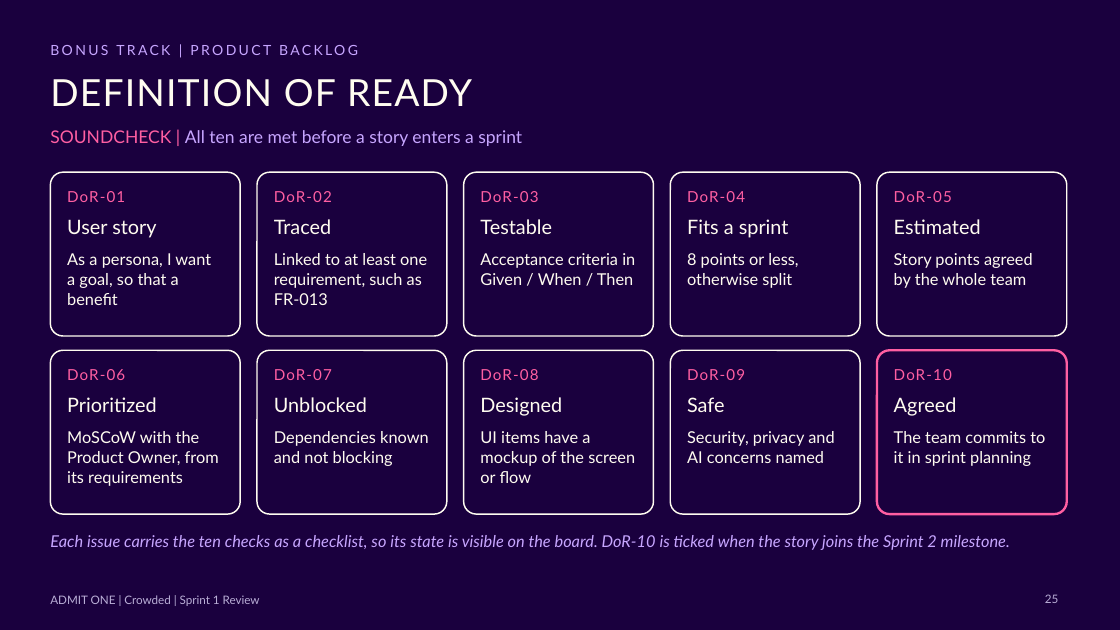
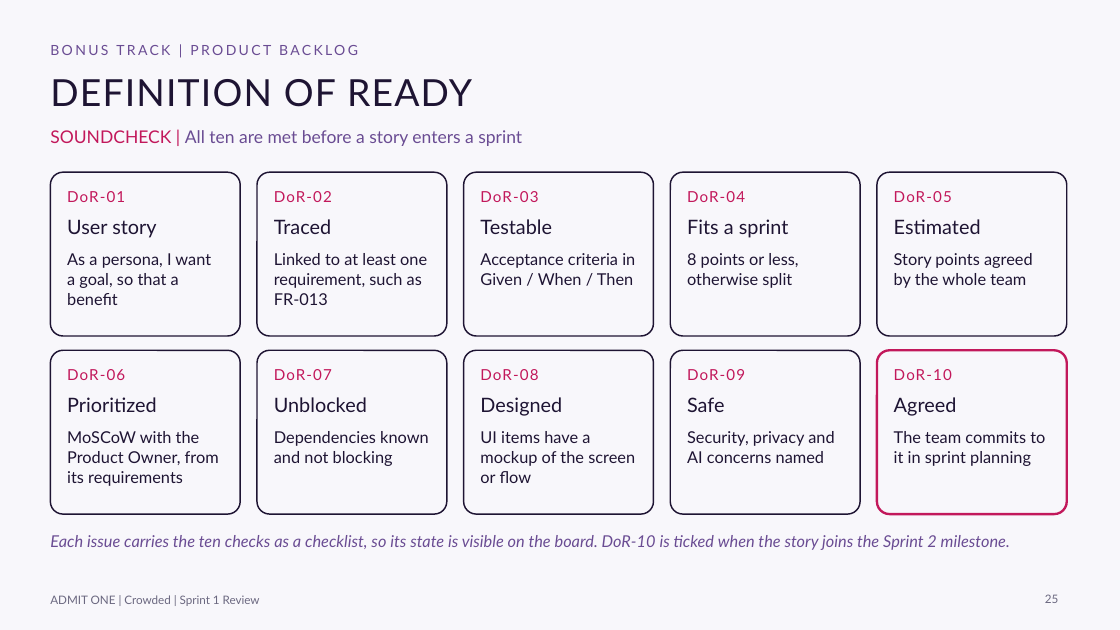
Before and after one commit to andrereis26/crowded-labdsof, a slide deck: slide 25 of docs/presentations/Sprint1/Crowded_LABDSOF_Presentation_Sprint1_TTP.pptx. Drawn at 1120x630 pixels with LibreOffice and Linux fonts; fonts in the diff are those of the drawing. Boxes give left, top, right and bottom in pixels: in the first picture for what was removed or moved away, otherwise in the second. Text is boxed around its words. In the diff, an @@ line names an element or a change of style, - is before the commit and + after.

Commit message:
docs(#12): Redo Sprint 1 PL and T-TP presentations and update operating costs

```diff
--- a/docs/presentations/Sprint1/Crowded_LABDSOF_Presentation_Sprint1_TTP.pptx
+++ b/docs/presentations/Sprint1/Crowded_LABDSOF_Presentation_Sprint1_TTP.pptx
@@ background #1A003E to #F8F7FB @@
@@ text "BONUS TRACK | PRODUCT BACKLOG" at bbox=[50, 45, 358, 55]: text colour #C7A6FF to #6A4C93 @@
@@ text "SOUNDCHECK | All ten are ..." at bbox=[50, 130, 522, 146]: text colour #FF5FA2 to #C2185B in "SOUNDCHECK |"; text colour #C7A6FF to #6A4C93 in "All ten are met before a story ..." @@
@@ outline #FFFCF0 1.25 pt to #1E1433 1.25 pt in 9 elements at bbox=[50, 172, 240, 336], bbox=[257, 172, 447, 336], bbox=[464, 172, 654, 336], bbox=[670, 172, 860, 336], bbox=[877, 172, 1067, 336], bbox=[50, 350, 240, 514], bbox=[257, 350, 447, 514], bbox=[464, 350, 654, 514], bbox=[670, 350, 860, 514] @@
@@ rounded rectangle at bbox=[877, 350, 1067, 514]: outline #FF5FA2 2 pt to #C2185B 2 pt @@
@@ text colour #FF5FA2 to #C2185B in 10 elements at bbox=[67, 191, 125, 202], bbox=[274, 191, 332, 202], bbox=[480, 191, 538, 202], bbox=[687, 191, 745, 202], bbox=[894, 191, 952, 202], bbox=[67, 369, 125, 380], bbox=[274, 369, 332, 380], bbox=[480, 369, 538, 380], bbox=[687, 369, 745, 380], bbox=[894, 369, 952, 380] @@
@@ text colour #FFFCF0 to #1E1433 in 21 elements at bbox=[50, 79, 472, 107], bbox=[67, 219, 156, 238], bbox=[67, 253, 211, 305], bbox=[274, 219, 331, 234], bbox=[274, 253, 427, 305], bbox=[480, 219, 552, 234], bbox=[480, 253, 635, 285], bbox=[687, 219, 789, 238], bbox=[687, 253, 798, 288], bbox=[894, 219, 981, 234], bbox=[894, 253, 1033, 288], bbox=[67, 397, 157, 412], bbox=[67, 431, 219, 486], bbox=[274, 397, 367, 412], bbox=[274, 431, 429, 466], bbox=[480, 397, 562, 416], bbox=[480, 431, 635, 483], bbox=[687, 397, 724, 412], bbox=[687, 431, 834, 463], bbox=[894, 397, 957, 416], bbox=[894, 431, 1045, 466] @@
@@ text "Each issue carries the ten ..." at bbox=[50, 535, 1010, 550]: text colour #C7A6FF to #6A4C93 @@
@@ text "ADMIT ONE | Crowded | ..." at bbox=[50, 595, 260, 606]: text colour #B9AED6 to #6B6880 @@
@@ page number at bbox=[1045, 594, 1058, 603]: text colour #B9AED6 to #6B6880 @@
```
Also in this commit, not shown: 27 other slides changed, 3 other files.
